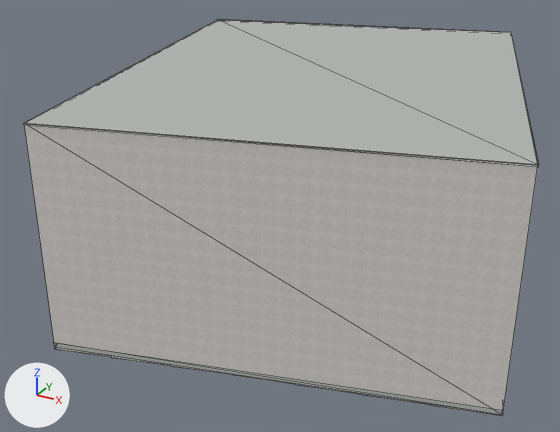
The Blender file assets/blender/buildings/osm-way-24450068.blend: old version first, new version second.
Rendered twice from a 50 mm camera at (24.4, -51.1, 27.9) aimed at (-2.1, -2.9, 3.8). Every picture has the same lights, and +X, +Y and +Z are marked at lower left. The older version comes first. Mesh edges are drawn as thin lines.

The first picture shows 'reality 24450068 near reality aged pale plaster', 'reality 24450068 near reality concrete plinth', 'reality 24450068 near reality flat weathered roof', 'reality 24450068 near reality pale aluminum sill' and 1 more.
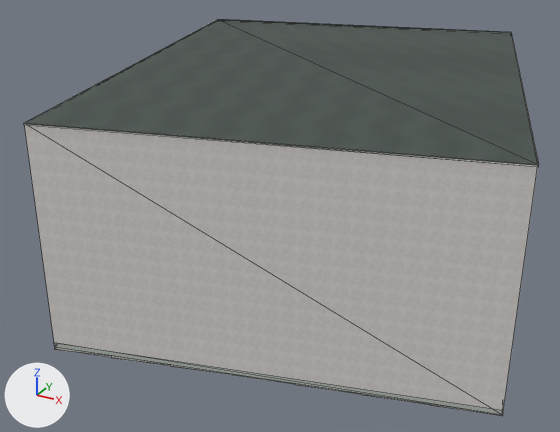
What differs and where, as boxes [x1, y1, x2, y2] in the pictures (560 x 432 px):
'reality 24450068 near reality flat weathered roof', surface changed (darker): [25, 19, 538, 165] in both
part 1 of me_reality_24450068_near_reality_pale_aluminum_sill, added: after [25, 19, 218, 123]
part 2 of me_reality_24450068_near_reality_pale_aluminum_sill, added: after [24, 33, 539, 167]

The change, as a diff of the scene's bpy script:
```diff
--- a/assets/blender/buildings/osm-way-24450068.blend.py
+++ b/assets/blender/buildings/osm-way-24450068.blend.py
@@ img_roof_normal_png @@
+img_roof_normal_png = load_image('roof-normal.png', '../../../public/models/architecture/textures/roof-normal.png', 256, 256, 'Non-Color')
@@ img_roof_color_png @@
+img_roof_color_png = load_image('roof-color.png', '../../../public/models/architecture/textures/roof-color.png', 256, 256, 'sRGB')
@@ mat_reality_flat_weathered_roof @@
 mat_reality_flat_weathered_roof = bpy.data.materials.new('reality flat weathered roof')
-# nodes: BsdfPrincipled, OutputMaterial
-# colours: grey #b3b7b4
+# nodes: BsdfPrincipled, MixRGB, NormalMap, OutputMaterial, TexImage x2
+# colours: white #ffffff
+# uses the picture img_roof_color_png
+# uses the picture img_roof_normal_png
@@ me_reality_24450068_near_reality_pale_aluminum_sill @@
 # used by ob_reality_24450068_near_reality_pale_aluminum_sill; parent = ob_osm_way_24450068; location = (0.0, 0.0, 0.0)
-me_reality_24450068_near_reality_pale_aluminum_sill.from_pydata(...)  # 16 vertices, 8 faces; spans x -18.2..18.2, y -20.8..20.8, z 14.9..15.0
+me_reality_24450068_near_reality_pale_aluminum_sill.from_pydata(...)  # 32 vertices, 16 faces; spans x -18.2..18.2, y -20.8..20.8, z 14.9..15.0
+# me_reality_24450068_near_reality_pale_aluminum_sill part 1: the loose piece of 4 vertices spanning x -18.2..-8.9, y -20.8..13.8, z 14.9..15.0 is copied, and the copy is moved by (0.0, 0.0, 0.1); it spans x -18.2..-8.9, y -20.8..13.8, z 15.0
+# me_reality_24450068_near_reality_pale_aluminum_sill part 2: 12 vertices added at x -18.2..18.2, y -20.8..20.8, z 15.0
 me_reality_24450068_near_reality_pale_aluminum_sill.materials.append(mat_reality_pale_aluminum_sill)
```
